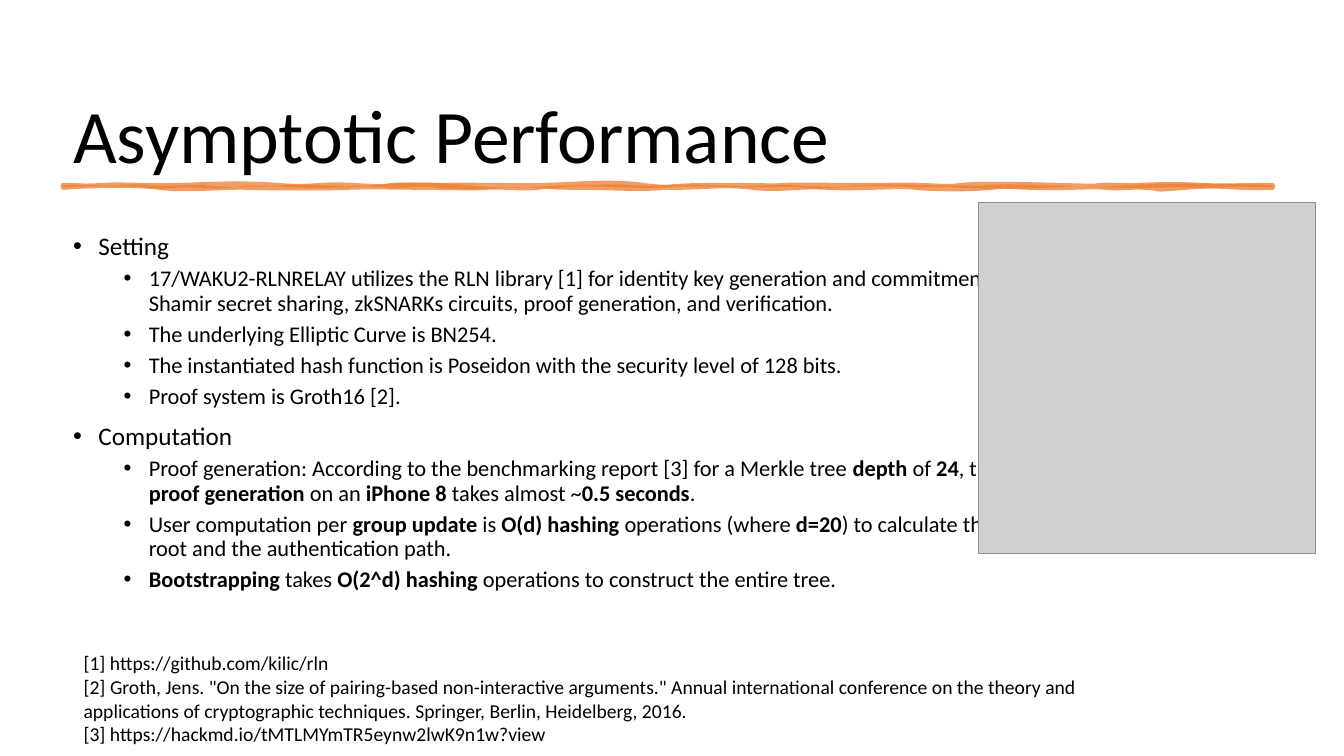
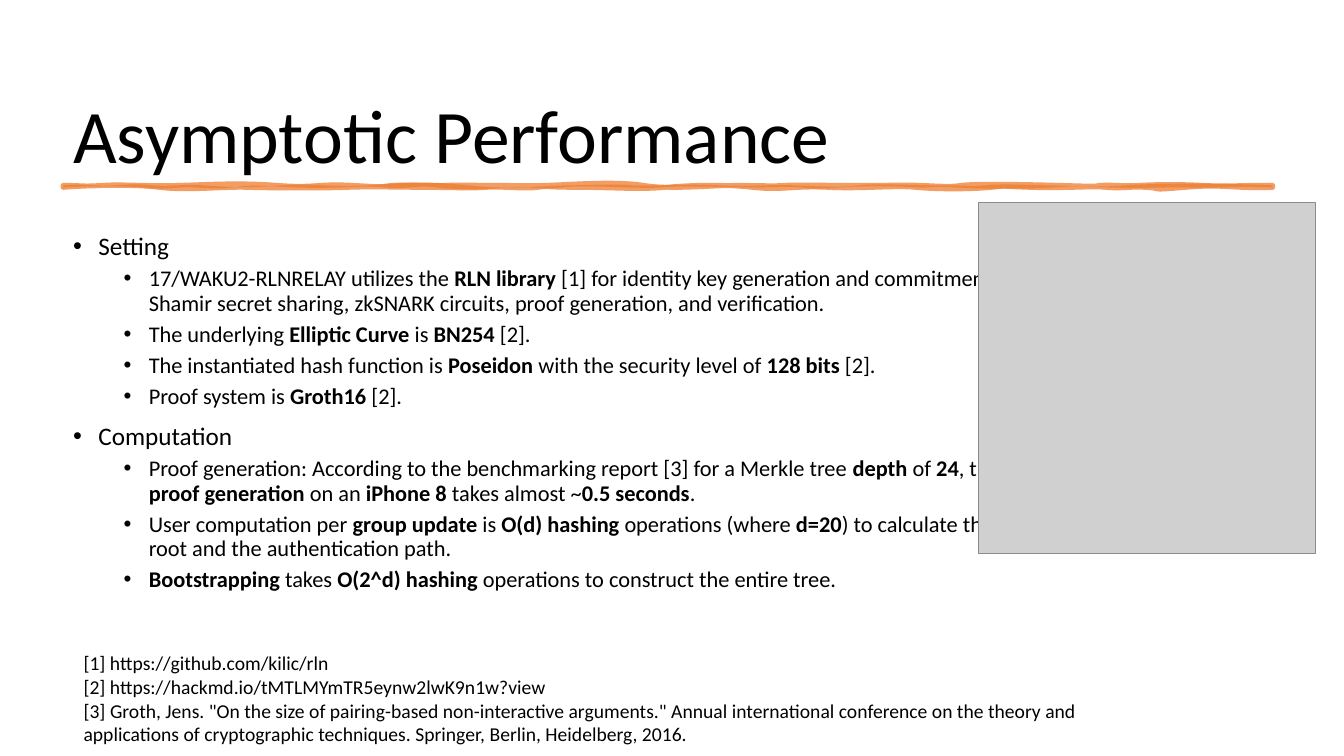
Before and after one commit to vacp2p/research, a slide deck: slide 44 of rln-research/presentations/11-2021-Tokenmics-Waku-rln-relay.pptx. Drawn at 1344x756 pixels with LibreOffice and Linux fonts; fonts in the diff are those of the drawing; grey boxes stand for pictures. Boxes give left, top, right and bottom in pixels: in the first picture for what was removed or moved away, otherwise in the second. Text is boxed around its words. In the diff, an @@ line names an element or a change of style, - is before the commit and + after.

Commit message:
further updates the performance

```diff
--- a/rln-research/presentations/11-2021-Tokenmics-Waku-rln-relay.pptx
+++ b/rln-research/presentations/11-2021-Tokenmics-Waku-rln-relay.pptx
@@ text at <box>149,268,998,377</box>: text changed @@
-  • 17/WAKU2-RLNRELAY utilizes the RLN library [1] for identity key generation and commitment, Shamir secret sharing, zkSNARKs circuits, proof generation, and verification.
-  • The underlying Elliptic Curve is BN254.
-  • The instantiated hash function is Poseidon with the security level of 128 bits.
+  • 17/WAKU2-RLNRELAY utilizes the RLN library [1] for identity key generation and commitment, Shamir secret sharing, zkSNARK circuits, proof generation, and verification.
+  • The underlying Elliptic Curve is BN254 [2].
+  • The instantiated hash function is Poseidon with the security level of 128 bits [2].
@@ text at <box>149,387,402,408</box>: bold on in "Groth16" @@
@@ text at <box>84,679,1075,745</box>: text changed @@
-[2] Groth, Jens. "On the size of pairing-based non-interactive arguments." Annual international conference on the theory and applications of cryptographic techniques. Springer, Berlin, Heidelberg, 2016.
-[3] https://hackmd.io/tMTLMYmTR5eynw2lwK9n1w?view
+[2] https://hackmd.io/tMTLMYmTR5eynw2lwK9n1w?view
+[3] Groth, Jens. "On the size of pairing-based non-interactive arguments." Annual international conference on the theory and applications of cryptographic techniques. Springer, Berlin, Heidelberg, 2016.
```
